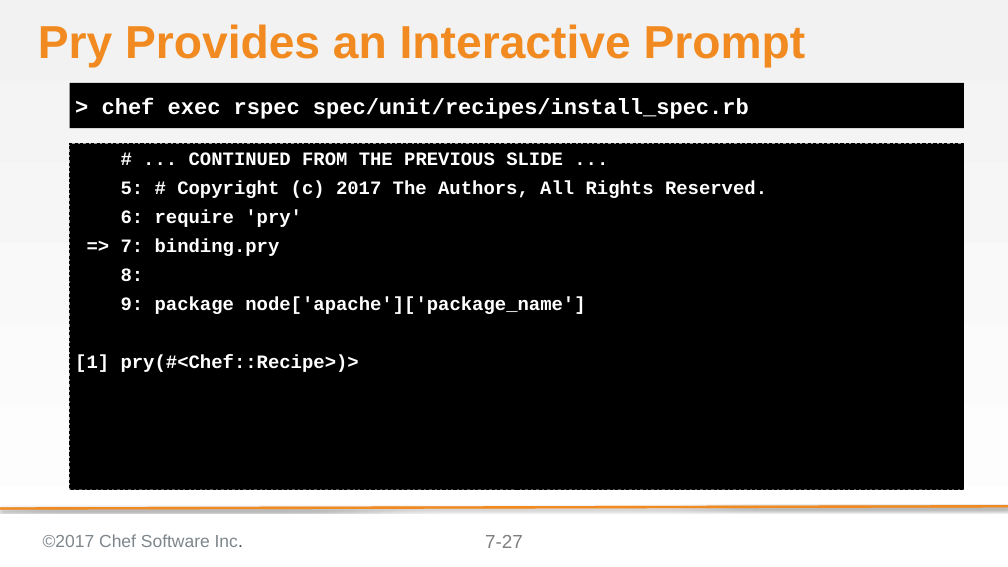
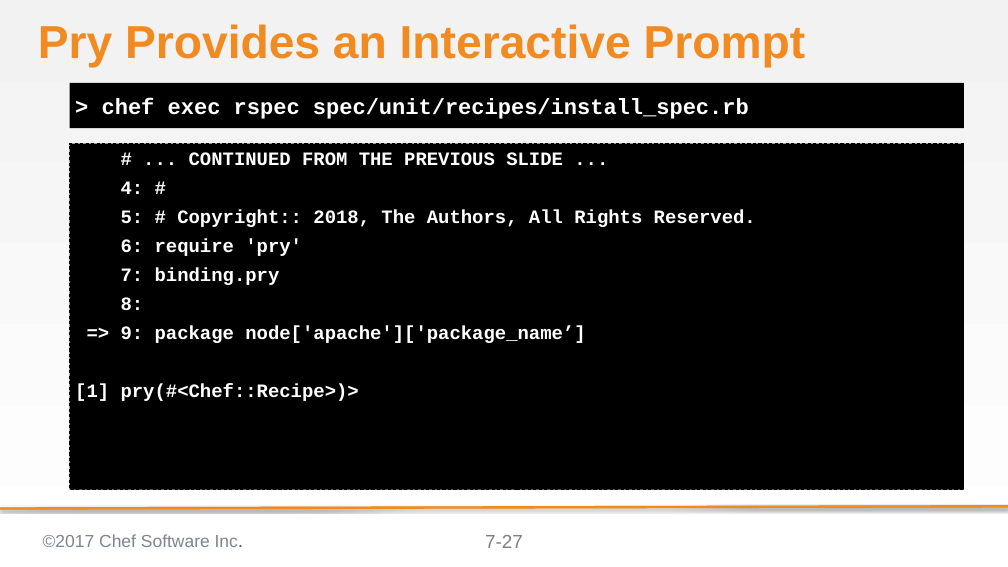
Before and after one commit to ericheiser/chef-intermediate, a slide deck: slide 27 of 07-refactoring_to_attributes.pptx. Drawn at 1008x567 pixels with LibreOffice and Linux fonts; fonts in the diff are those of the drawing; background and template pictures are left out. Boxes give left, top, right and bottom in pixels: in the first picture for what was removed or moved away, otherwise in the second. Text is boxed around its words. In the diff, an @@ line names an element or a change of style, - is before the commit and + after.

```diff
--- a/07-refactoring_to_attributes.pptx
+++ b/07-refactoring_to_attributes.pptx
@@ text at (121, 181, 756, 227): text changed @@
-5: # Copyright (c) 2017 The Authors, All Rights Reserved.
+4: #
+5: # Copyright:: 2018, The Authors, All Rights Reserved.
@@ text at (121, 268, 280, 285): text changed @@
-=> 7: binding.pry
+7: binding.pry
@@ text at (121, 325, 585, 343): text changed @@
-9: package node['apache']['package_name']
+=> 9: package node['apache']['package_name’]
```
Also in this commit, not shown: 5 other slides changed, 4 slides added, 2 other files.
